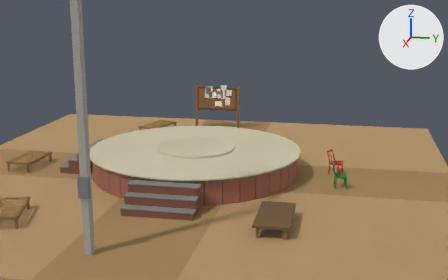
The glTF model public/assets/models/chaupal_v2.glb as it was, and as the next commit left it.
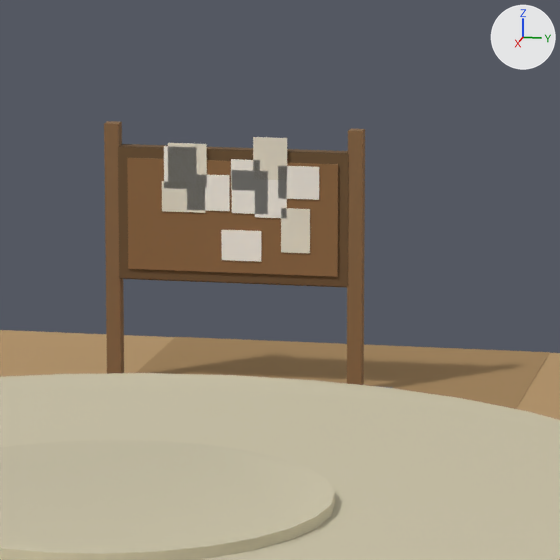
Old and new are each drawn from a 50 mm lens placed at (23.17, 5.79, 7.2), pointed at (-7.46, -0.33, -0.45) and again close up on the part from 40% to 61% of the width and 22% to 56% of the height. Every picture has the same lights, and +X, +Y and +Z are marked at upper right. The first two pictures are the older version. Where no turn or scale is listed for an object, it has been applied to the vertices.

Names of what the first close-up shows: 'hb_main', 'hb_props'.
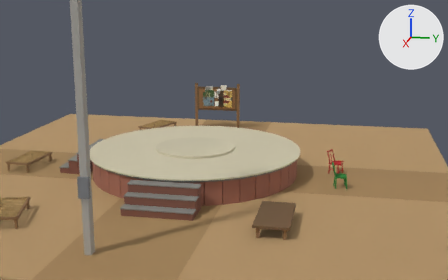
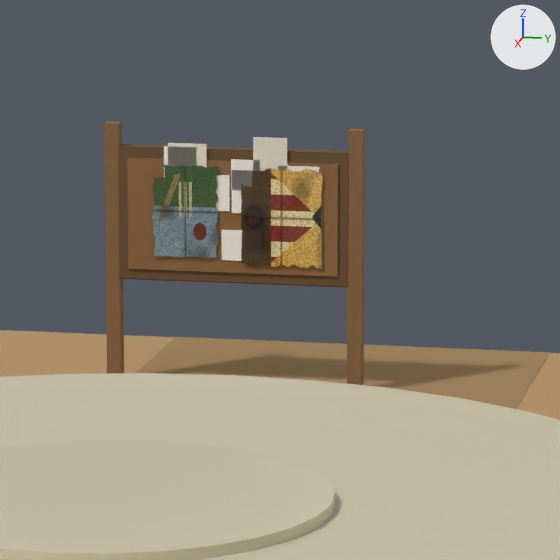
Location of each change, [x1, y1, x2, y2] in pixels of the close-ups (560 x 560 px):
'event_poster', added (brown): after [241, 168, 323, 268]
'event_poster.001', added: after [152, 165, 219, 259]

The change in detail:
Picture 'hb_decal_img' (img_hb_decal_img) is new.
Material 'hb_decal' (mat_hb_decal) is new.
Its texture is img_hb_decal_img (with its transparency).
Its roughness is 0.95.
Mesh me_event_poster_001 is new.
It has 4 vertices, 2 faces and spans x 0.0, y -0.33..0.33, z -0.44..0.44.
It uses material mat_hb_decal (picture img_hb_decal_img).
Mesh me_event_poster is new.
It has 4 vertices, 2 faces and spans x 0.0, y -0.39..0.39, z -0.49..0.49.
It uses material mat_hb_decal (picture img_hb_decal_img).
Object 'event_poster.001' (ob_event_poster_001) is new; it shows me_event_poster_001.
Its location is (-7.888, -1.22, 1.64).
Object 'event_poster' (ob_event_poster) is new; it shows me_event_poster.
Its location is (-7.888, -0.35, 1.61).
